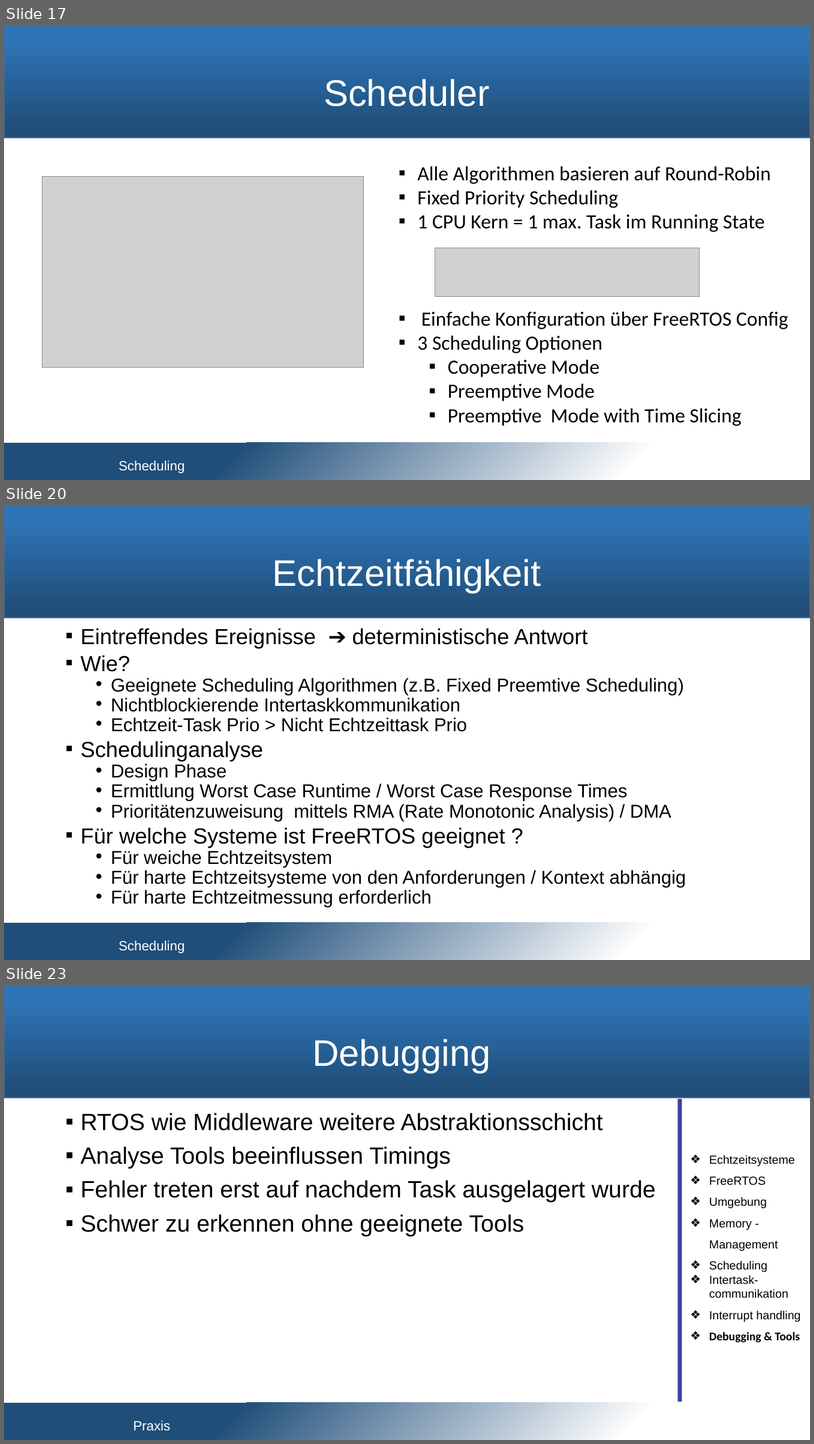
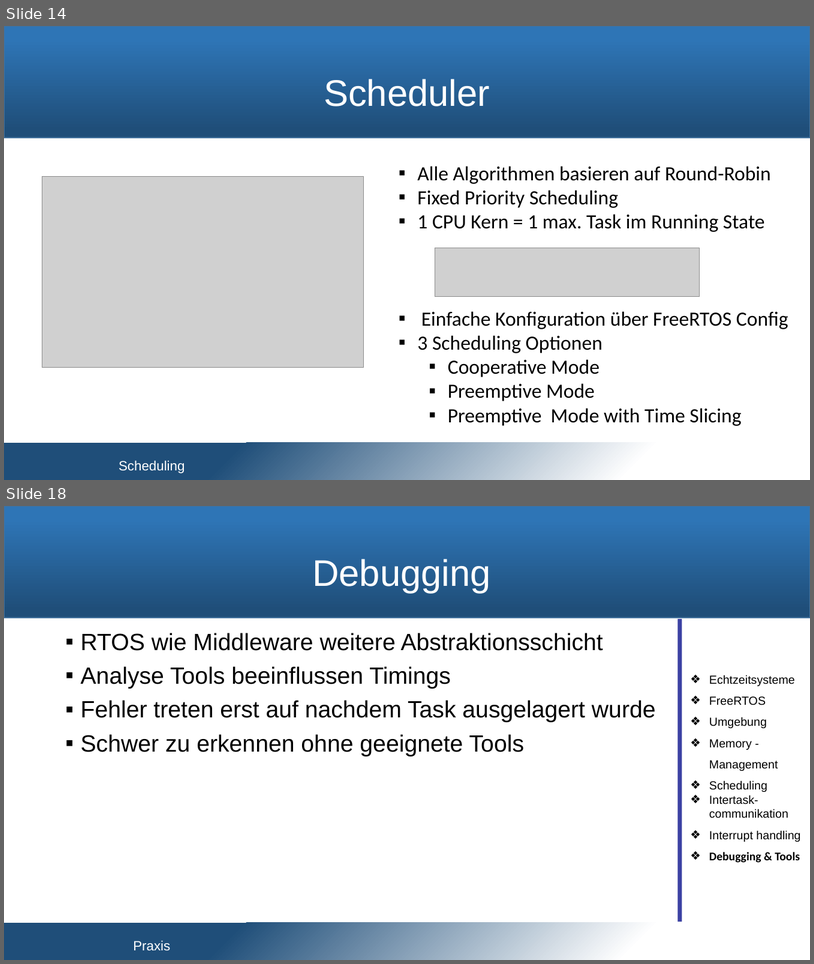
Before and after one commit to snobz/Seminar_BS_2017, a slide deck: Päsi/Seminar Betriebssysteme.pptx. Shown one above the other, each under a label of ours: slides 17, 20 and 23 before the commit, slides 14 and 18 after it; the slides between them are not shown. The pictures are 814x1444 and 814x964 pixels, drawn with LibreOffice and Linux fonts; fonts in the diff are those of the drawing; grey boxes stand for pictures; background and template pictures are left out. Boxes give left, top, right and bottom in pixels: in the first picture for what was removed or moved away, otherwise in the second. Text is boxed around its words. In the diff, an @@ line names an element or a change of style, - is before the commit and + after.

```diff
--- a/Päsi/Seminar Betriebssysteme.pptx
+++ b/Päsi/Seminar Betriebssysteme.pptx
@@ slide 20 removed at [4, 506, 810, 960], background #FFFFFF; not listed: 2 template elements that a slide beside it also shows @@
@@ title removed at [272, 559, 541, 593] @@
-Echtzeitfähigkeit
@@ text removed at [81, 628, 687, 907] @@
-▪ Eintreffendes Ereignisse ➔ deterministische Antwort
-▪ Wie?
-  • Geeignete Scheduling Algorithmen (z.B. Fixed Preemtive Scheduling)
-  • Nichtblockierende Intertaskkommunikation
-  • Echtzeit-Task Prio > Nicht Echtzeittask Prio
-▪ Schedulinganalyse
-  • Design Phase
-  • Ermittlung Worst Case Runtime / Worst Case Response Times
-  • Prioritätenzuweisung mittels RMA (Rate Monotonic Analysis) / DMA
-▪ Für welche Systeme ist FreeRTOS geeignet ?
-  • Für weiche Echtzeitsystem
-  • Für harte Echtzeitsysteme von den Anforderungen / Kontext abhängig
-  • Für harte Echtzeitmessung erforderlich
@@ text removed at [119, 940, 185, 953] @@
-Scheduling
@@ what was slide 17 is now slide 14 @@
@@ what was slide 23 is now slide 18 @@
```
Also in this commit, not shown: 11 slides changed, 4 other slides removed.
